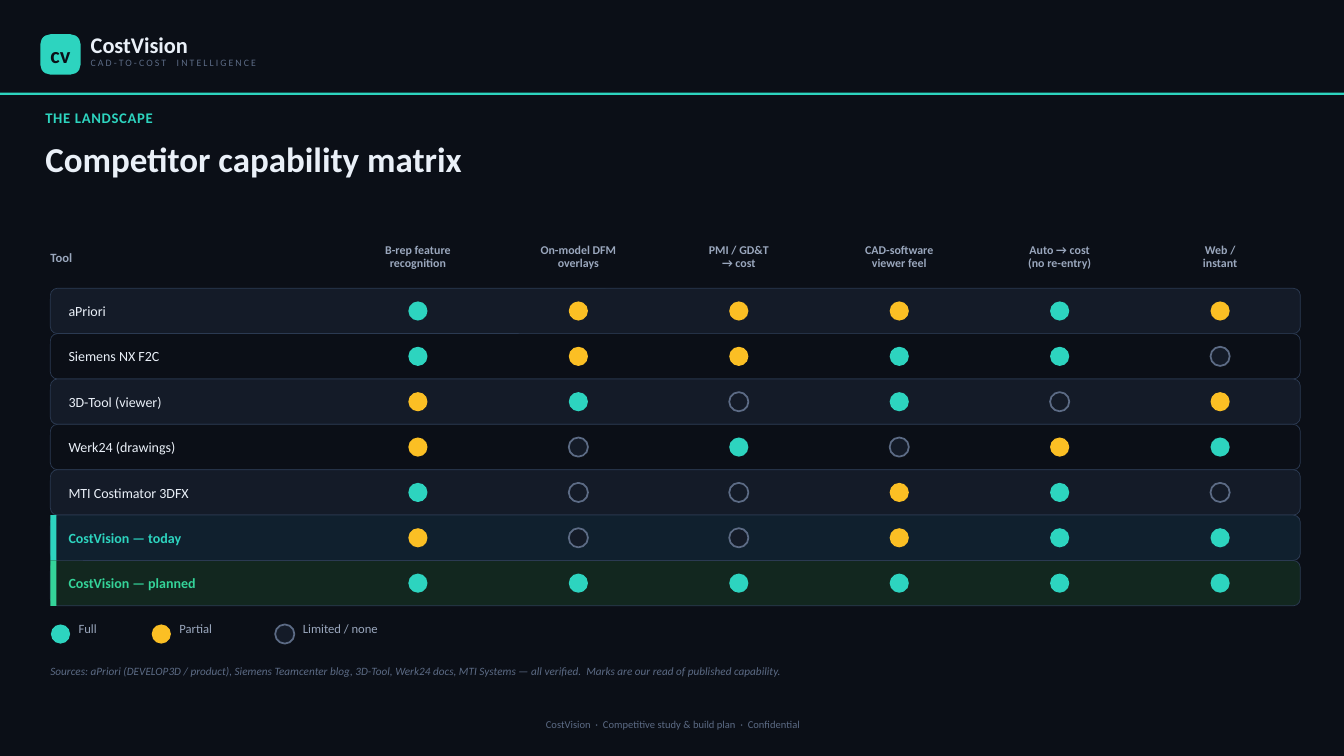
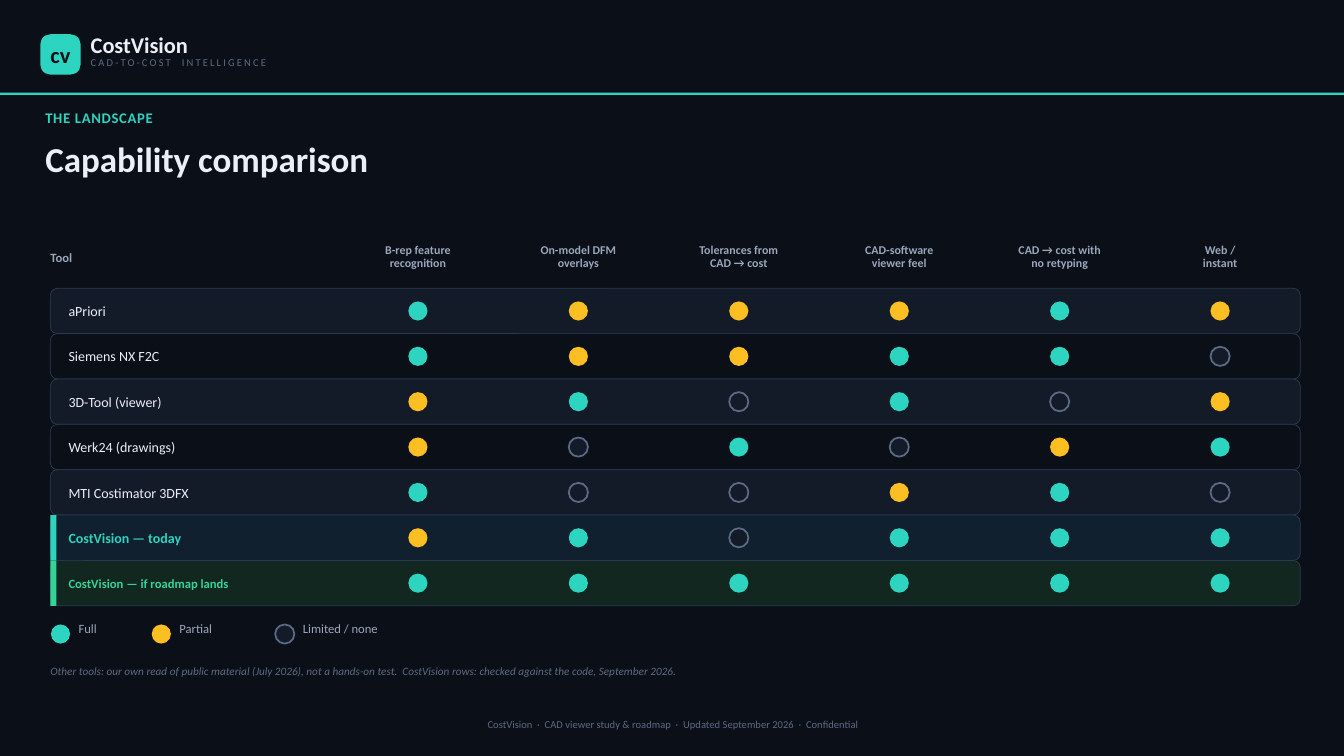
Before and after one commit to bhosaleavinash546/leamington-marathi, a slide deck: slide 4 of CostVision-3D-CAD-Viewer-Study-and-Roadmap.pptx. Drawn at 1344x756 pixels with LibreOffice and Linux fonts; fonts in the diff are those of the drawing. Boxes give left, top, right and bottom in pixels: in the first picture for what was removed or moved away, otherwise in the second. Text is boxed around its words. In the diff, an @@ line names an element or a change of style, - is before the commit and + after.

```diff
--- a/CostVision-3D-CAD-Viewer-Study-and-Roadmap.pptx
+++ b/CostVision-3D-CAD-Viewer-Study-and-Roadmap.pptx
@@ text "CAD-TO-COST INTELLIGENCE" at bbox=[91, 59, 266, 66]: size 7 to 7.5 pt @@
@@ text at bbox=[45, 147, 368, 178]: text changed @@
-Competitor capability matrix
+Capability comparison
@@ text at bbox=[699, 245, 778, 267]: text changed @@
-PMI / GD&T
-→ cost
+Tolerances from
+CAD → cost
@@ text at bbox=[1018, 245, 1100, 269]: text changed @@
-Auto → cost
-(no re-entry)
+CAD → cost with
+no retyping
@@ ellipse at bbox=[569, 528, 588, 547]: fill #141B28 to #2DD4BF; outline #5C6B85 1.25 pt to none @@
@@ ellipse at bbox=[890, 528, 909, 547]: fill #FBBF24 to #2DD4BF @@
@@ text at bbox=[69, 579, 229, 590]: text changed; size 10 to 9 pt @@
-CostVision — planned
+CostVision — if roadmap lands
@@ text at bbox=[50, 667, 676, 677]: text changed @@
-Sources: aPriori (DEVELOP3D / product), Siemens Teamcenter blog, 3D-Tool, Werk24 docs, MTI Systems — all verified. Marks are our read of published capability.
+Other tools: our own read of public material (July 2026), not a hands-on test. CostVision rows: checked against the code, September 2026.
@@ text at bbox=[488, 721, 858, 730]: text changed @@
-CostVision · Competitive study & build plan · Confidential
+CostVision · CAD viewer study & roadmap · Updated September 2026 · Confidential
```
Also in this commit, not shown: 14 other slides changed, 1 slide added, 1 slide removed, 1 other file.
